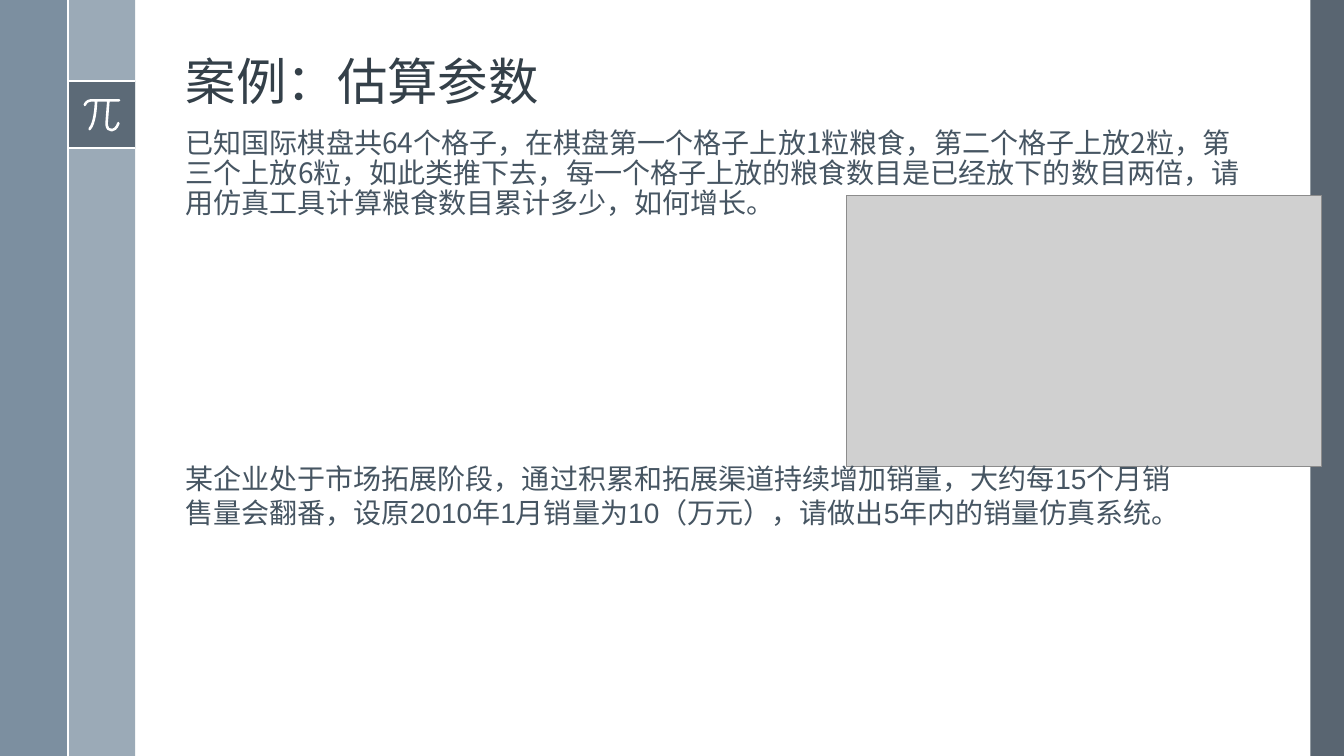
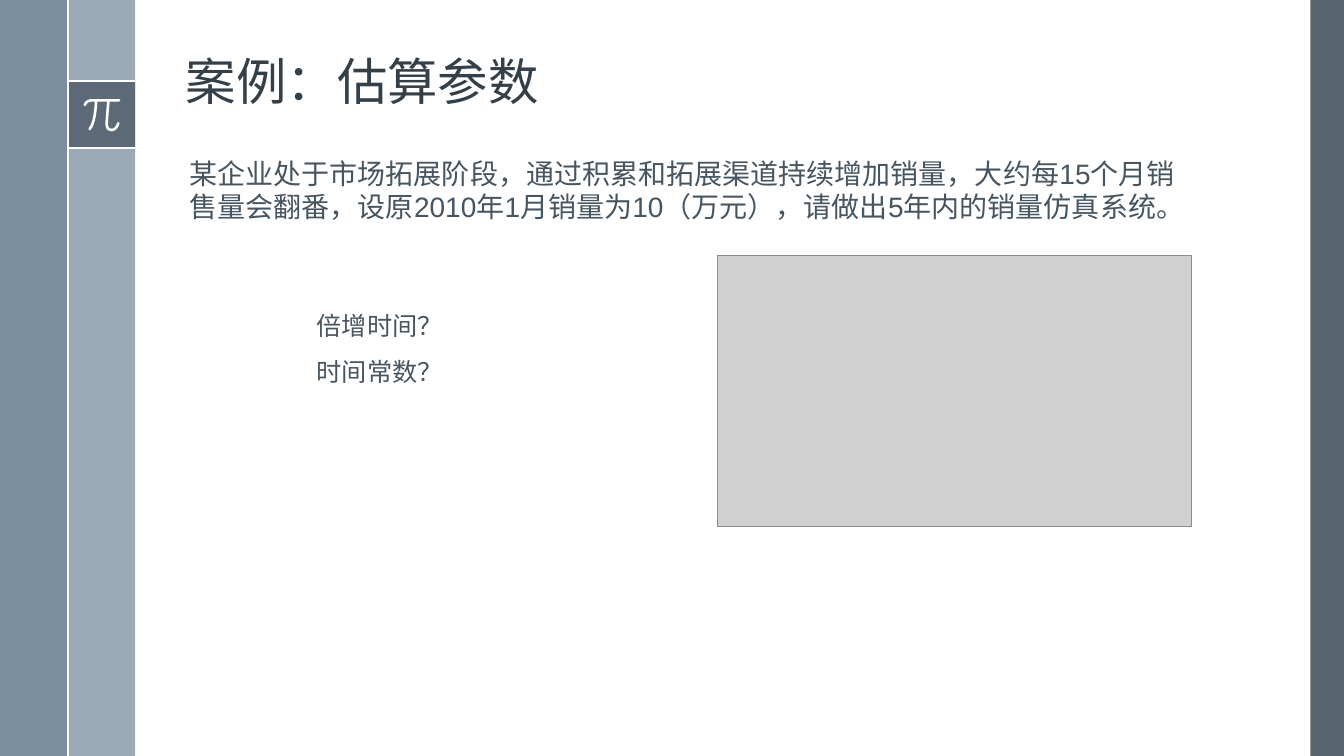
Before and after one commit to exoplanetX/SystemDynamics, a slide deck: slide 9 of 2019系统仿真-8-一阶系统原理+.pptx. Drawn at 1344x756 pixels with LibreOffice and Linux fonts; fonts in the diff are those of the drawing; grey boxes stand for pictures. Boxes give left, top, right and bottom in pixels: in the first picture for what was removed or moved away, otherwise in the second. Text is boxed around its words. In the diff, an @@ line names an element or a change of style, - is before the commit and + after.

```diff
--- a/2019系统仿真-8-一阶系统原理+.pptx
+++ b/2019系统仿真-8-一阶系统原理+.pptx
@@ text removed at <box>186,129,1239,216</box> @@
-已知国际棋盘共64个格子，在棋盘第一个格子上放1粒粮食，第二个格子上放2粒，第三个上放6粒，如此类推下去，每一个格子上放的粮食数目是已经放下的数目两倍，请用仿真工具计算粮食数目累计多少，如何增长。
@@ text "某企业处于市场拓展阶段，通过积累和拓展渠道持续增加销量，大约每15个月销售量会翻番，设原2010年1月销量为10（万元） ..." rewrapped from <box>185,461,1180,526</box> to <box>190,160,1185,220</box> @@
@@ picture: place and size @@
-picture at <box>847,196,1322,467</box>
+picture at <box>717,255,1192,526</box>
@@ text added at <box>317,313,443,383</box>, 18 pt, text #465562 @@
+倍增时间？
+时间常数？
```
Also in this commit, not shown: 8 other slides changed, 1 other file.
